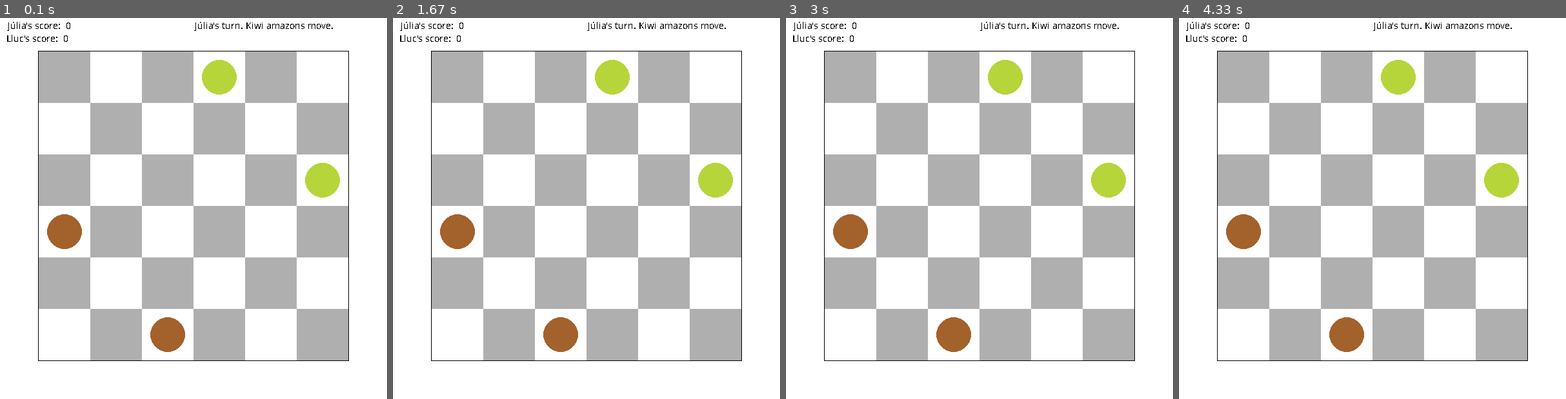
Above: before the commit, frames 1-4 (left to right).
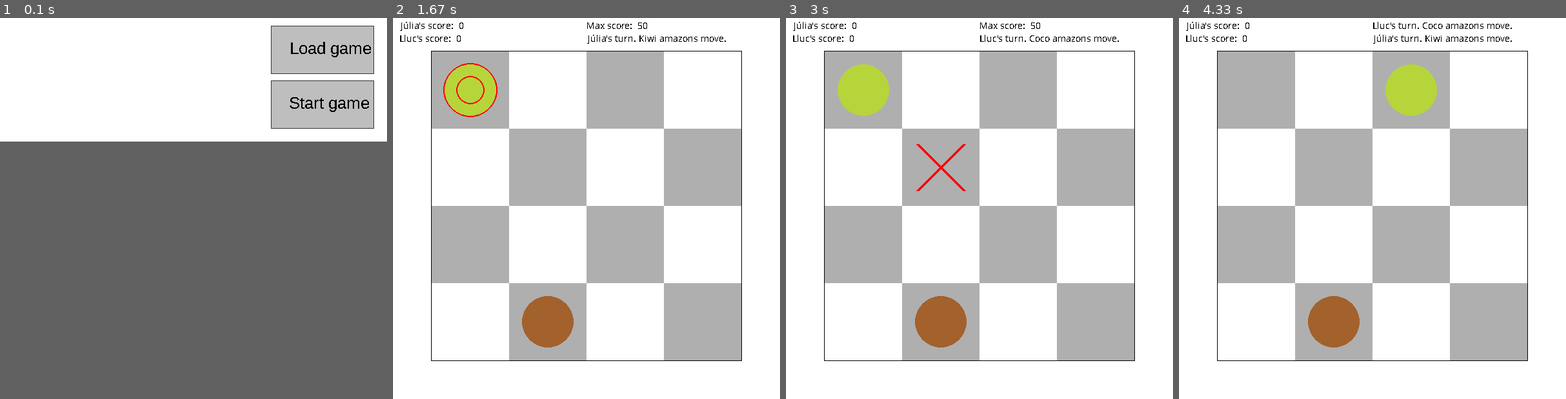
Above: after the commit, the same moments.

Repository: LlucSF/the_game_of_amazons
Game: pygame game, started from Amazons.py
Two runs of this game, one before a commit and one after it. Both use one fixed random seed, a clock stepped at 60 frames per second and the inputs below.
Inputs (mouse positions are in pixels of both pictures, inside the frame that each line leads up to):
- Up to frame 1 (0.1 s): no input
- Up to frame 2 (1.67 s): click (714, 105) at 0.38 s, where only the run after the commit has a clickable "Start game"; press the mouse at (458, 71) at 0.7 s; move the mouse to (578, 151) at 0.8 s; release the mouse at (698, 235) at 0.93 s; click (613, 117) at 1.05 s; press the mouse at (613, 117) at 1.37 s; move the mouse to (540, 101) at 1.47 s; release the mouse at (470, 90) at 1.6 s
- Up to frame 3 (3 s): press the mouse at (1006, 117) at 1.87 s; move the mouse to (967, 132) at 1.97 s; release the mouse at (933, 151) at 2.1 s
- Up to frame 4 (4.33 s): tap R at 3.33 s; press the mouse at (1399, 117) at 4.2 s; move the mouse to (1349, 200) at 4.3 s
In frame 1 the window is 600x600 before the commit and 600x200 after it. Grey fills any space a smaller window leaves; there, only what the larger window draws over its background counts as a difference.

The runs differ from the first frame. In frame 1, 39% of the frame differs, in the area x 1-97%, y 1-91%; in frame 2, 34%; in frame 3, 34%; in frame 4, 33%.

Commit message:
- Added a menu with two options; Start game and Load game - Implemented the load game functions - Corrected a malfunctioning of the score calculator function - Minnor improvements on classes

Diff:
--- a/Amazons.py
+++ b/Amazons.py
@@ -9,13 +9,15 @@
 import pygame.freetype
 import copy
 import networkx as nx
+from tkinter import Tk
+from tkinter.filedialog import askopenfilename
 from math import trunc
 
 
 class BoardUtilities:  # global class containing general utilites for other classes
     def get_cell_from_click(self):
         # Get mouse position and transform it into row/column
-        x_mouse, y_mouse = (pygame.mouse.get_pos())
+        x_mouse, y_mouse = pygame.mouse.get_pos()
         row = (y_mouse - round(self.margin / 2)) / self.cell_size
         column = (x_mouse - round(self.margin / 2)) / self.cell_size
 
@@ -147,25 +149,21 @@
 
 
 class Game(BoardUtilities):
-    def __init__(self, max_score, list_of_names, previous_scores, first_player, cells_per_side, load_game, saved_game):
+    def __init__(self, max_score, list_of_names, previous_scores, first_player, cells_per_side):
         self.play_again = True
         self.end_game = False
         self.its_a_draw = False
-        self.load_game = load_game
+        self.load_game = False
         self.max_score = max_score  # max score a player can reach
-        self.saved_game = saved_game
-
-        if not load_game:
-            self.cells_per_side = cells_per_side
-        else:
-            self.cells_per_side = len(saved_game)
-
+        self.saved_game = None
+        self.cells_per_side = cells_per_side
         self.surface_sz = 600  # surface is gonna be 600x600
         self.board_sz = 480  # board is gonna be 480x480
         self.margin = (self.surface_sz - self.board_sz)
         self.board_origin = self.margin / 2
         self.cell_size = self.board_sz / self.cells_per_side
-        self.surface = pygame.display.set_mode((self.surface_sz, self.surface_sz))
+        self.surface = None
+        self.menu_surface = None
         self.total_number_of_amazons = self.cells_per_side - 2
         self.number_of_amazons_per_player = int(self.total_number_of_amazons/2)
         self.score_graph = nx.Graph()  # graph used to compute the final score at each ended round
@@ -178,7 +176,7 @@
 
         # Amazon instances
         self.amazons = []
-        self.board_data = self.fill_new_board()
+        self.board_data = None
 
     # Exchanges the active players, refresh the immobilized amazon numbers and check if there's already a winner
     def next_turn(self):
@@ -231,7 +229,8 @@
     def start_and_play_new_game(self):
         pygame.init()  # Prepare the pygame module for use
         pygame.display.set_caption("LlucSF's Amazons")
-
+        if not self.load_game:
+            self.board_data = self.board_data = self.fill_new_board()
         # Draw the board for the first time
         self.draw_board()
 
@@ -299,6 +298,8 @@
     def fill_new_board(self):
         if self.load_game:
             board_data = copy.deepcopy(self.saved_game)
+            self.cell_size = self.board_sz / self.cells_per_side
+            print(self.cells_per_side)
 
         else:
             # Load the initial board for each allowed number of cells_per_side
@@ -344,8 +345,8 @@
         # Fill the amazon instances with the board data and clear the previous ones
         self.amazons = []
         amazon_id = 0
-        for i in range(self.cells_per_side):
-            for j in range(self.cells_per_side):
+        for i in range(0, self.cells_per_side):
+            for j in range(0, self.cells_per_side):
                 if board_data[i][j] == 1:
                     self.amazons.append(Amazon(i, j, 1, amazon_id, self.margin, self.cell_size, self.cells_per_side))
                     self.players[0].amazons_IDs.append(amazon_id)
@@ -360,6 +361,7 @@
     # Draw all the graphics of the game
     def draw_board(self):
         # Define colours in rgb
+        self.surface = pygame.display.set_mode((self.surface_sz, self.surface_sz))
         white, light_blue, turquoise, red = (255, 255, 255), (224, 255, 255), (95, 158, 160), (255, 0, 0)
         black, player1, player2, grey = (0, 0, 0), (182, 213, 59), (163, 97, 44), (175, 175, 175)
 
@@ -381,6 +383,9 @@
                     text_surface.append(my_font.render(str(i.name) + "'s turn. Kiwi amazons move.", False, (0, 0, 0)))
                 else:
                     text_surface.append(my_font.render(str(i.name) + "'s turn. Coco amazons move.", False, (0, 0, 0)))
+
+        text_surface.append(
+            my_font.render("Max score:  " + str(self.max_score), False, (0, 0, 0)))
 
         # painting the floor like a chess board
         for row in range(0, self.cells_per_side, 2):
@@ -462,7 +467,8 @@
         # Now the surface is ready, tell pygame to display it!
         self.surface.blit(text_surface[0], (10, 10))
         self.surface.blit(text_surface[1], (10, 30))
-        self.surface.blit(text_surface[2], (int(round(self.surface_sz / 2)), 10))
+        self.surface.blit(text_surface[2], (int(round(self.surface_sz / 2)), 30))
+        self.surface.blit(text_surface[3], (int(round(self.surface_sz / 2)), 10))
         pygame.display.flip()
 
     # For a given cell_row and cell_column, checks if there's an amazon,
@@ -524,6 +530,7 @@
 
             # With the neighbors not included in the graph (if any) a new iteration starts
             if len(non_repeated_new_empty_neighbors) != 0:
+                print(new_empty_neighbors)
                 self.cell_propagation_iterator(new_empty_neighbors)
 
     # Score calculating function
@@ -537,6 +544,7 @@
                         row = self.amazons[winner_amazon].row
                         col = self.amazons[winner_amazon].column
                         empty_neighbors = self.check_cell_surroundings(row, col)
+                        print(empty_neighbors)
                         self.cell_propagation_iterator(empty_neighbors)
 
         # Return the total number of nodes, which is the number of cells a winner player can still move into,
@@ -545,6 +553,7 @@
 
     # Prepares the game for new game
     def reset_game(self):
+        self.score_graph = nx.Graph()
         self.end_game = False
         if self.its_a_draw:
             self.its_a_draw = False
@@ -571,30 +580,112 @@
                 player.amazons_IDs = []
         self.board_data = self.fill_new_board()
 
+    def draw_menu(self):
+        pygame.init()  # Prepare the pygame module for use
+        pygame.display.set_caption("LlucSF's Amazons")
+        while True:
+            self.menu_surface = pygame.display.set_mode((600, 200))
+            self.menu_surface.fill((255, 255, 255))
+
+            my_font = pygame.font.SysFont('Arial', 26)
+
+            button1 = (420, 20, 160, 75)
+            text_button1 = my_font.render("Load game", False, (0, 0, 0))
+            pygame.draw.rect(self.menu_surface, (190, 190, 190), button1, 0)
+            pygame.draw.rect(self.menu_surface, (50, 50, 50), button1, 1)
+            self.menu_surface.blit(text_button1, (449, 40))
+
+            button2 = (420, 105, 160, 75)
+            text_button2 = my_font.render("Start game", False, (0, 0, 0))
+            pygame.draw.rect(self.menu_surface, (190, 190, 190), button2, 0)
+            pygame.draw.rect(self.menu_surface, (50, 50, 50), button2, 1)
+            self.menu_surface.blit(text_button2, (448, 125))
+
+            pygame.display.flip()
+
+            ev = pygame.event.poll()  # Look for any event
+            if ev.type == pygame.MOUSEBUTTONUP and ev.button == 1:
+                mouse_x, mouse_y = pygame.mouse.get_pos()
+                if 580 > mouse_x > 420 and 180 > mouse_y > 105:
+                    self.start_and_play_new_game()
+                    break
+
+                if 580 > mouse_x > 420 and 95 > mouse_y > 20:
+                    self.load_previous_game()
+
+            if ev.type == pygame.QUIT:
+                pygame.quit()
+                break
+
+    def load_previous_game(self):
+        self.load_game = True
+        Tk().withdraw()
+        file_name = askopenfilename()
+        file = open(str(file_name), "r")
+        index = file.readline()
+        index = int(index.strip())
+        self.cells_per_side = index
+        loaded_board_data = []
+        for i in range(0, index):
+            tmp = file.readline()
+            tmp = tmp.strip()
+            tmp = tmp.split()
+            tmp2 = []
+            for j in range(0, index):
+                tmp2.append(int(tmp[j]))
+            loaded_board_data.append(tmp2)
+        print(str(loaded_board_data))
+        # Read names
+        tmp = file.readline()
+        tmp = tmp.strip()
+        tmp = tmp.split()
+        self.players[0].name = str(tmp[0])
+        self.players[1].name = str(tmp[1])
+
+        # Read max score
+        tmp = file.readline()
+        tmp = tmp.strip()
+        tmp = tmp.split()
+        self.max_score = int(tmp[0])
+
+        # Read current scores
+        tmp = file.readline()
+        tmp = tmp.strip()
+        tmp = tmp.split()
+        self.players[0].score = int(tmp[0])
+        self.players[1].score = int(tmp[1])
+
+        # Read active player
+        tmp = file.readline()
+        tmp = tmp.strip()
+        tmp = tmp.split()
+        tmp = int(tmp[0])
+        if tmp == 1:
+            self.players[0].active = True
+            self.players[1].active = False
+        else:
+            self.players[0].active = False
+            self.players[1].active = True
+
+        self.saved_game = loaded_board_data
+        self.board_data = self.fill_new_board()
+        self.start_and_play_new_game()
+
 ###############################################################################################################
 ###############################################################################################################
 ###############################################################################################################
 
-def main(names, scores, max_score, cells_per_side, first_player, load_game, saved_game):
-    my_game = Game(max_score, names, scores, first_player - 1, cells_per_side, load_game, saved_game)
-    my_game.start_and_play_new_game()
+
+def main(names, scores, max_score, cells_per_side, first_player):
+    my_game = Game(max_score, names, scores, first_player - 1, cells_per_side)
+    my_game.draw_menu()
     return print("Bye!")
 
 
 name = ["Júlia", "Lluc"]
 
 # score = [9, 4]
-# board = [[0, 3, 0, 0, 0, 0],
-#          [0, 0, 0, 3, 3, 0],
-#          [0, 0, 3, 0, 0, 0],
-#          [0, 2, 0, 1, 1, 0],
-#          [0, 3, 0, 3, 0, 0],
-#          [0, 0, 2, 0, 0, 0]]
-#
-# main(names=name, scores=score, max_score=10, cells_per_side=None,
-#      first_player=2, load_game=True, saved_game=board)
-
 
 score = [0, 0]
-main(names=name, scores=score, max_score=50, cells_per_side=6,
-     first_player=1, load_game=False, saved_game=None)
+main(names=name, scores=score, max_score=50, cells_per_side=4,
+     first_player=1)
